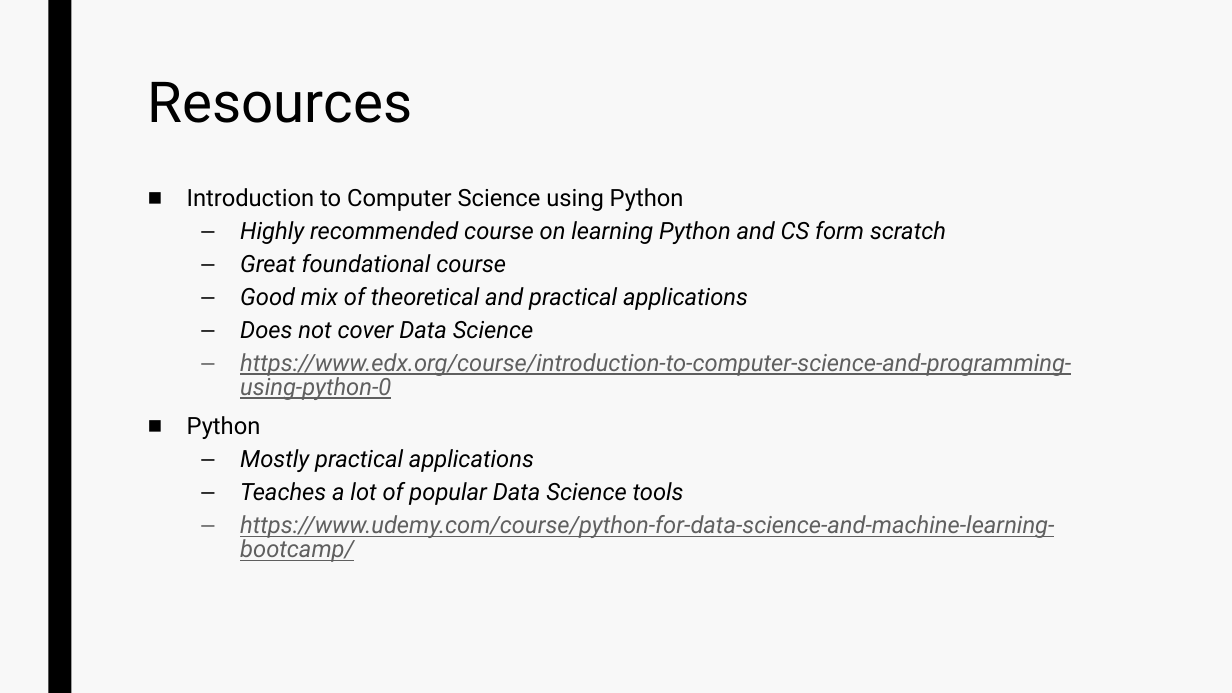
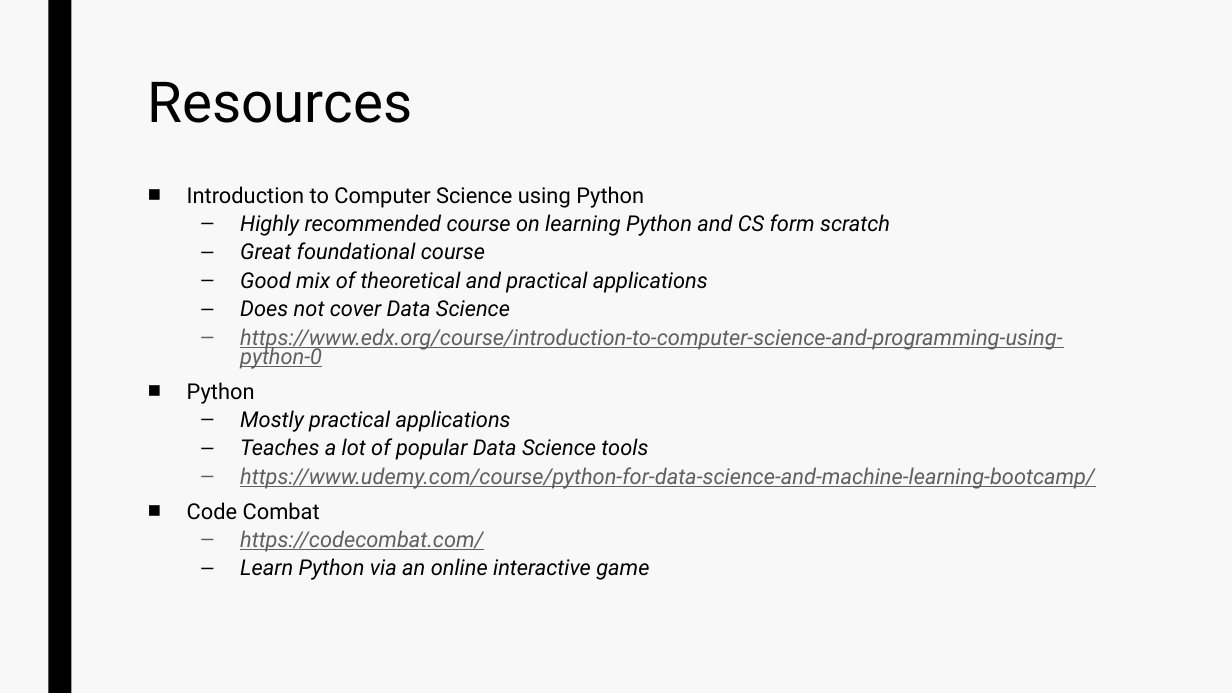
Before and after one commit to devkosal/python_intro_workshop, a slide deck: slide 11 of Intro to Python.pptx (slide 10 before the commit). Drawn at 1232x693 pixels with LibreOffice and Linux fonts; fonts in the diff are those of the drawing. Boxes give left, top, right and bottom in pixels: in the first picture for what was removed or moved away, otherwise in the second. Text is boxed around its words. In the diff, an @@ line names an element or a change of style, - is before the commit and + after.

```diff
--- a/Intro to Python.pptx
+++ b/Intro to Python.pptx
@@ text at (187, 186, 1095, 489): size 18.5 to 17 pt in "Introduction to Computer Science using Python", "Highly recommended course on learning Python and ...", "Great foundational course", "Good mix of theoretical and practical applications" and 6 more places; line spacing 0.84 to 0.74 @@
@@ text at (187, 502, 649, 580): paragraphs added @@
+■ Code Combat
+  – https://codecombat.com/
+  – Learn Python via an online interactive game
```
Also in this commit, not shown: 3 other slides changed, 1 slide added, 3 other files.
